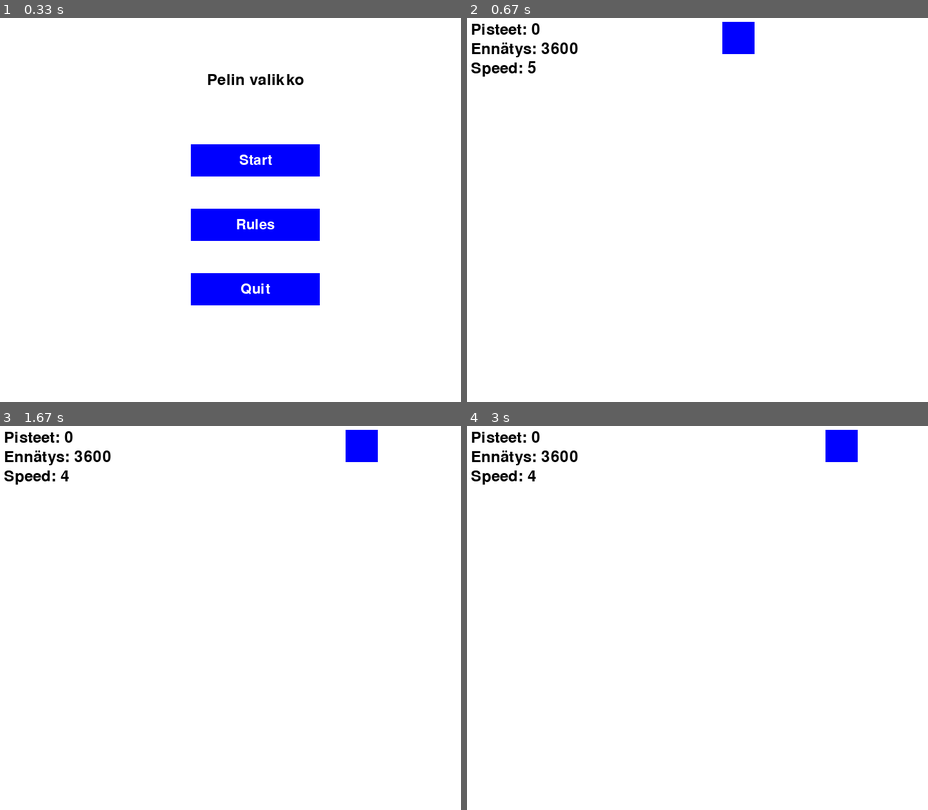
Above: before the commit, frames 1-4 (two rows, left to right).
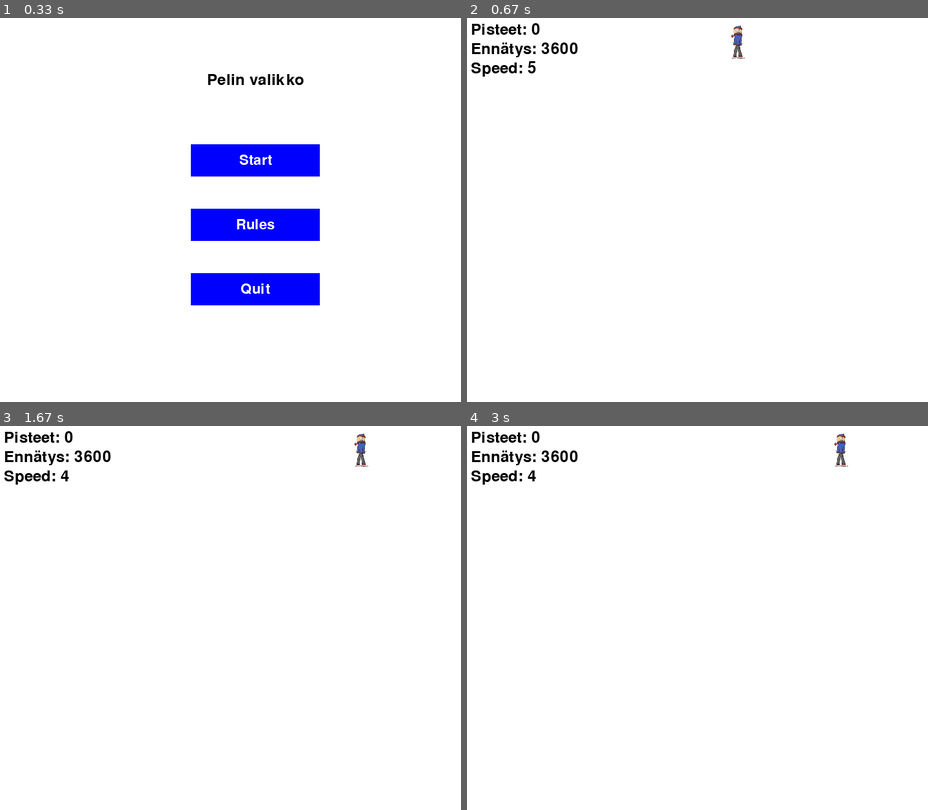
Above: after the commit, the same moments.

Repository: JIMH1/Pygame
Game: pygame game, started from In_Progress_version/versio1.py
The game is run twice, just before and just after one commit, with the same random seed, the same clock (stepped at 60 frames per second) and the same inputs.
Inputs (mouse positions are in pixels of both pictures, inside the frame that each line leads up to):
- Up to frame 1 (0.33 s): no input
- Up to frame 2 (0.67 s): click "Start" at 0.38 s
- Up to frame 3 (1.67 s): hold Right 0.67-1.13 s; move the mouse to (235, 633) at 0.7 s; hold Up 1.17-1.47 s; tap Space at 1.23 s; click "Resume" at 1.55 s
- Up to frame 4 (3 s): hold Right 1.83-2.3 s; move the mouse to (771, 702) at 1.87 s; tap Space at 1.9, 2.2 s; click "Resume" at 2.95 s

Frame 1 is identical in both runs. In frame 2, 0.6% of the frame differs, in the area x 55-63%, y 1-11%; in frame 3, 0.6%; in frame 4, 0.6%.

Commit message:
hiihtaja ilman kilpeä ja kilven kanssa lisätty takaisin

Diff:
--- a/In_Progress_version/versio1.py
+++ b/In_Progress_version/versio1.py
@@ -1,3 +1,4 @@
+from urllib.request import HTTPPasswordMgrWithPriorAuth
 import pygame
 import random
 import sys
@@ -211,6 +212,17 @@
     obstacles = []
     playing = True
     soita_musiikkia()
+
+    # Lataa pelissä käytettävät grafiikat:
+    hiihtaja_ei_suojaa = pygame.image.load('graphics\hiihtaja_ei_suojaa.png')
+    hiihtaja_kilpi_paalla = pygame.image.load('graphics\hiihtaja_kilpi_paalla.png')
+    kilpi = pygame.image.load('graphics\kilpi.png')
+    piirakka = pygame.image.load('graphics\piirakka.png')
+    pollit = pygame.image.load('graphics\pollit.png')
+    puu_1 = pygame.image.load('graphics\puu_1.png')
+    puu_2 = pygame.image.load('graphics\puu_2.png')
+    puu_3 = pygame.image.load('graphics\puu_3.png')
+
     while playing:
         screen.fill(WHITE)
 
@@ -278,11 +290,10 @@
             highscore = score
 
         # Piirrä pelaaja ja esteet
-        pygame.draw.rect(screen, BLUE, (player_x, player_y, player_size, player_size))
-
-        # Piirrä kipli
         if kilpi_paalla:
-            pygame.draw.rect(screen, CYAN, (player_x, player_y, player_size, player_size), 4)
+            screen.blit(hiihtaja_kilpi_paalla, (player_x, player_y, player_size, player_size))
+        else:
+            screen.blit(hiihtaja_ei_suojaa, (player_x, player_y, player_size, player_size))
 
         for obstacle in obstacles:
             if obstacle[2] == 2:
